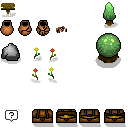
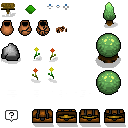
The second 128 × 128 image is a revision of the first. Changes to its layers:
removed layer "Layer 2" over 96, 70, 121, 95
painted on "Layer 1" over 25, 4, 121, 95
